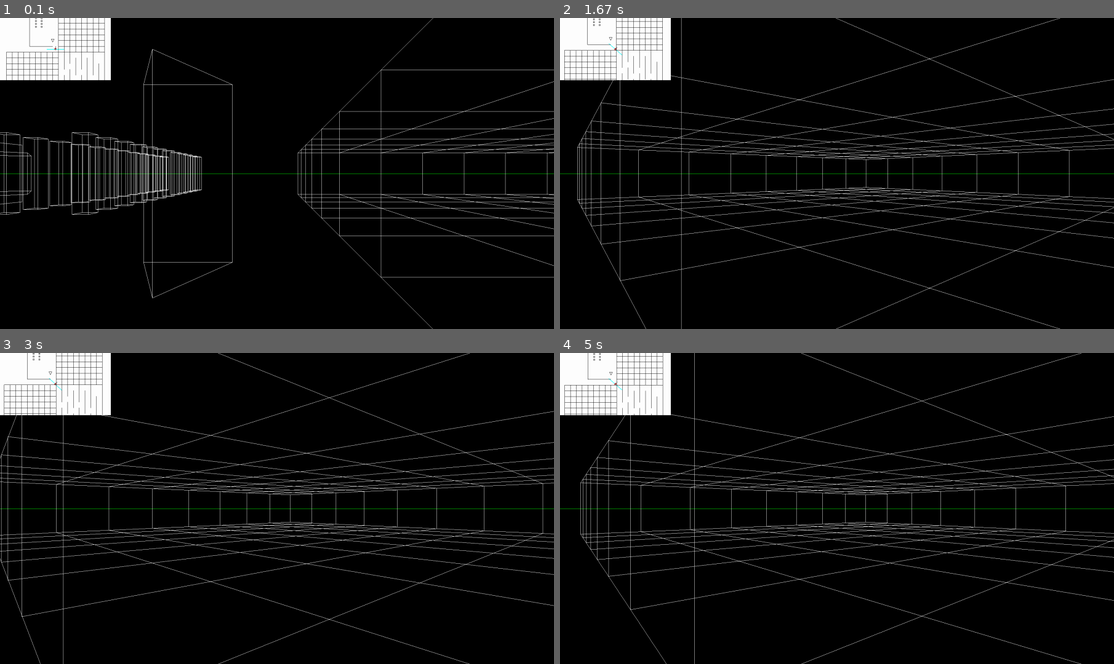
Above: before the commit, frames 1-4 (two rows, left to right).
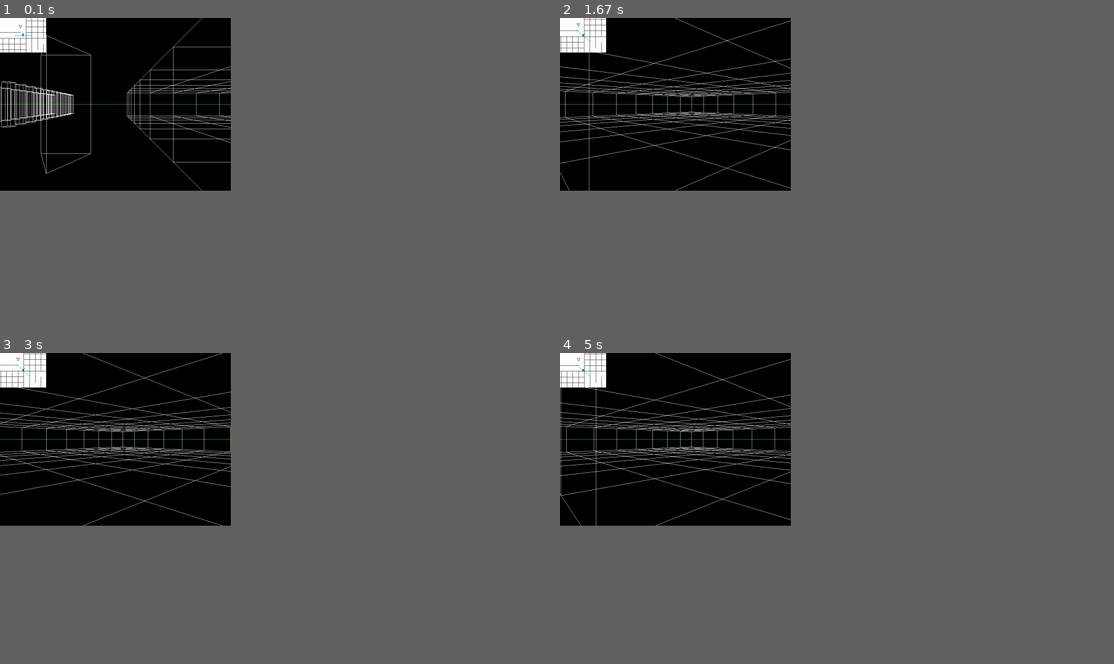
Above: after the commit, the same moments.

Repository: matia6170/Simple3dEngine
Game: pygame game, started from 3d_Engine.py
The game is run twice, just before and just after one commit, with the same random seed, the same clock (stepped at 60 frames per second) and the same inputs.
Inputs:
- Up to frame 1 (0.1 s): no input
- Up to frame 2 (1.67 s): hold Right 0.33-0.8 s; hold Right 0.83-1.3 s; hold D 0.83-1.3 s; hold Left from 1.33 s (still down); hold A from 1.33 s (still down)
- Up to frame 3 (3 s): release Left at 1.87 s; release A at 1.87 s; hold Left 1.9-2.3 s; hold A 1.9-2.3 s; hold Right 2.33-2.97 s; hold D 2.33-2.97 s
- Up to frame 4 (5 s): hold Left 3-3.47 s; hold A 3-3.47 s; hold Right 3.5-3.97 s; hold D 3.5-3.97 s; hold Right 4-4.47 s; hold D 4-4.47 s; hold Left from 4.5 s (still down); hold A from 4.5 s (still down)
In our replay, the window is 900x506 before the commit and 375x281 after it. These sizes can differ from the game's own. Grey fills any space a smaller window leaves; there, only what the larger window draws over its background counts as a difference.

The runs differ from the first frame. In frame 1, 11% of the frame differs, in the area x 0-100%, y 0-100%; in frame 2, 11%; in frame 3, 11%; in frame 4, 11%.

Commit message:
reverted back to old screen width and height

Diff:
--- a/pygametest.py
+++ b/3d_Engine.py
@@ -7,8 +7,8 @@
 pygame.init()
 
 # Set up the window
-SCREEN_WIDTH = 1920
-SCREEN_HEIGHT = 1080
+SCREEN_WIDTH = 800
+SCREEN_HEIGHT = 600
 window = display.set_mode((SCREEN_WIDTH, SCREEN_HEIGHT))
 
 display.set_caption("3D")
